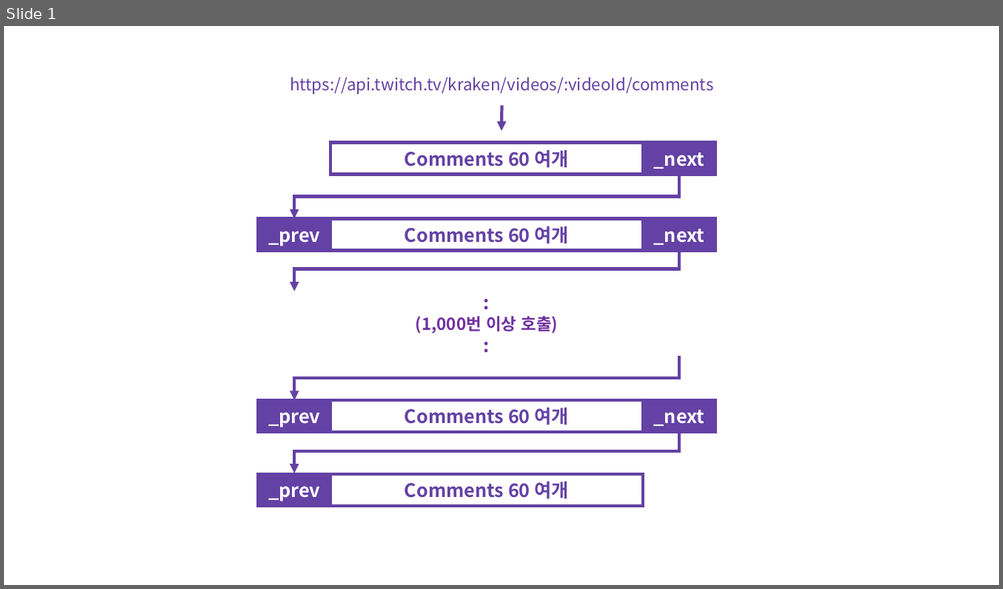
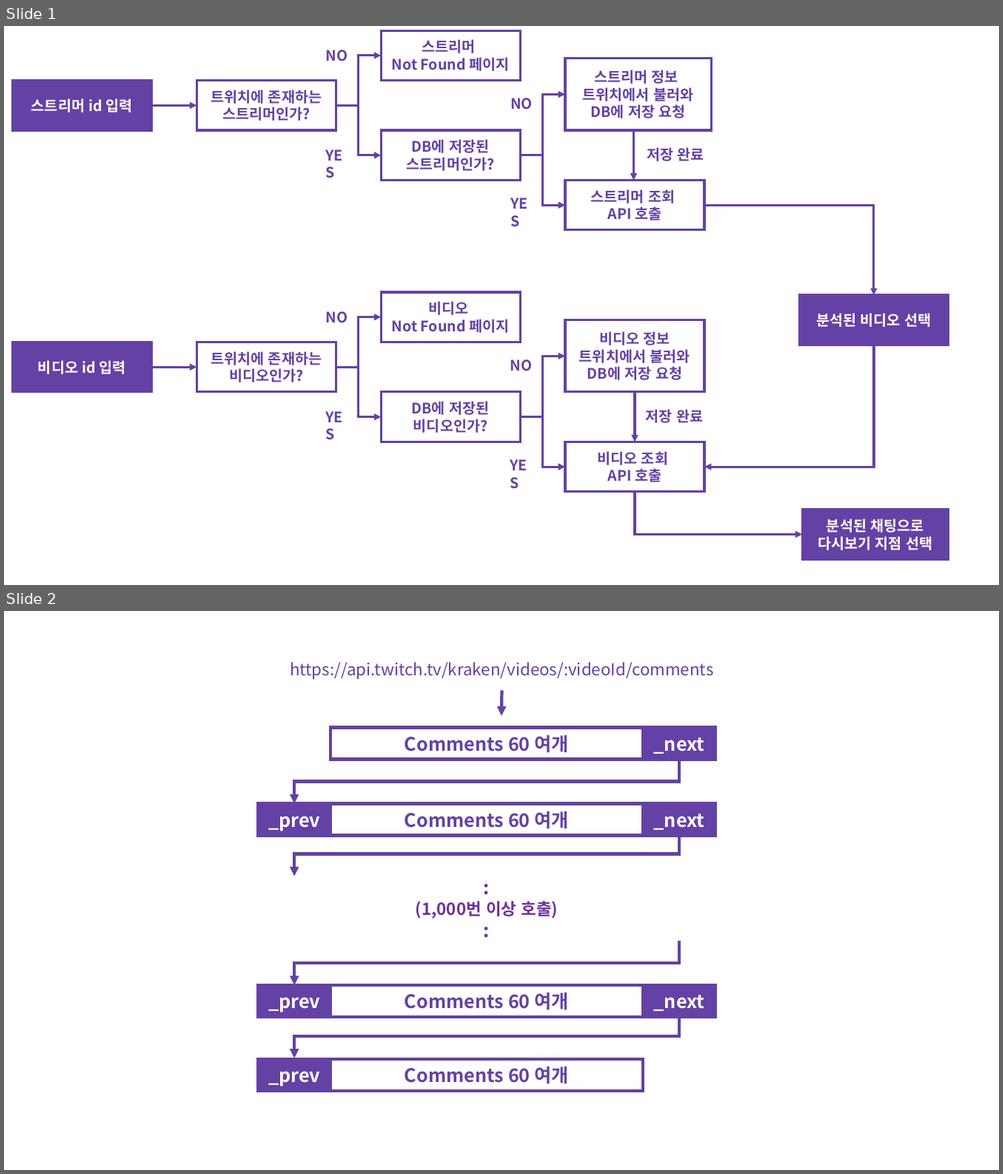
Before and after one commit to giseung-lee/public-notes, a slide deck: _site/public/document/diagram/TCA.pptx. Shown one above the other, each under a label of ours: slide 1 before the commit, slides 1 and 2 after it. The pictures are 1003x589 and 1003x1174 pixels, drawn with LibreOffice and Linux fonts; fonts in the diff are those of the drawing. Boxes give left, top, right and bottom in pixels: in the first picture for what was removed or moved away, otherwise in the second. Text is boxed around its words. In the diff, an @@ line names an element or a change of style, - is before the commit and + after.

```diff
--- a/_site/public/document/diagram/TCA.pptx
+++ b/_site/public/document/diagram/TCA.pptx
@@ slide 1 added at (4, 26, 999, 585), background #FFFFFF @@
@@ group added at (12, 30, 948, 560): 14 rectangles, 11 elbow arrows, 10 texts, 4 arrows @@
+스트리머 id 입력
+트위치에 존재하는 스트리머인가?
+스트리머
+Not Found 페이지
+DB에 저장된
+스트리머인가?
+스트리머 정보
+트위치에서 불러와 DB에 저장 요청
+스트리머 조회
+API 호출
+비디오 id 입력
+트위치에 존재하는 비디오인가?
+비디오
+Not Found 페이지
+DB에 저장된
+비디오인가?
+비디오 정보
+트위치에서 불러와
+DB에 저장 요청
+비디오 조회
+API 호출
+분석된 비디오 선택
+분석된 채팅으로
+다시보기 지점 선택
+YES
+NO
+YES
+NO
+YES
+NO
+YES
+NO
+저장 완료
+저장 완료
@@ what was slide 1 is now slide 2 @@
```
Also in this commit, not shown: 1 slide changed, 34 other files.
